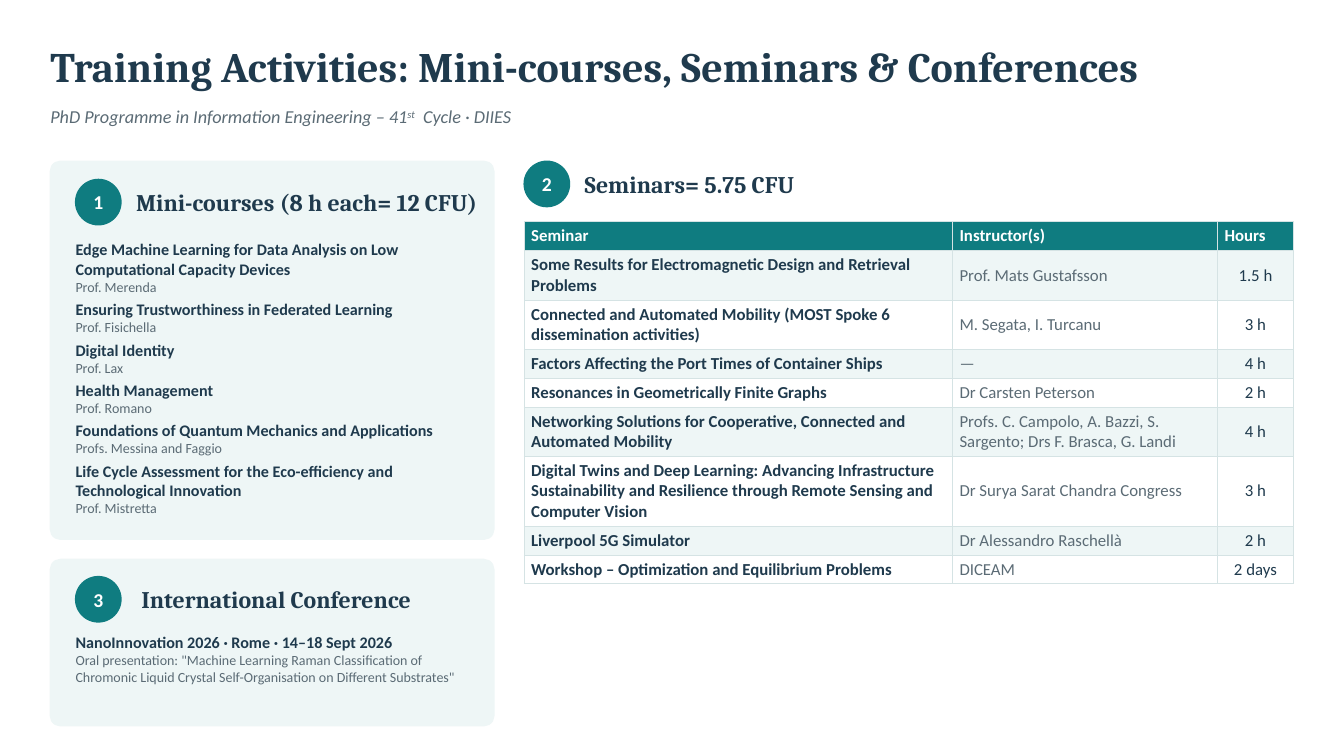
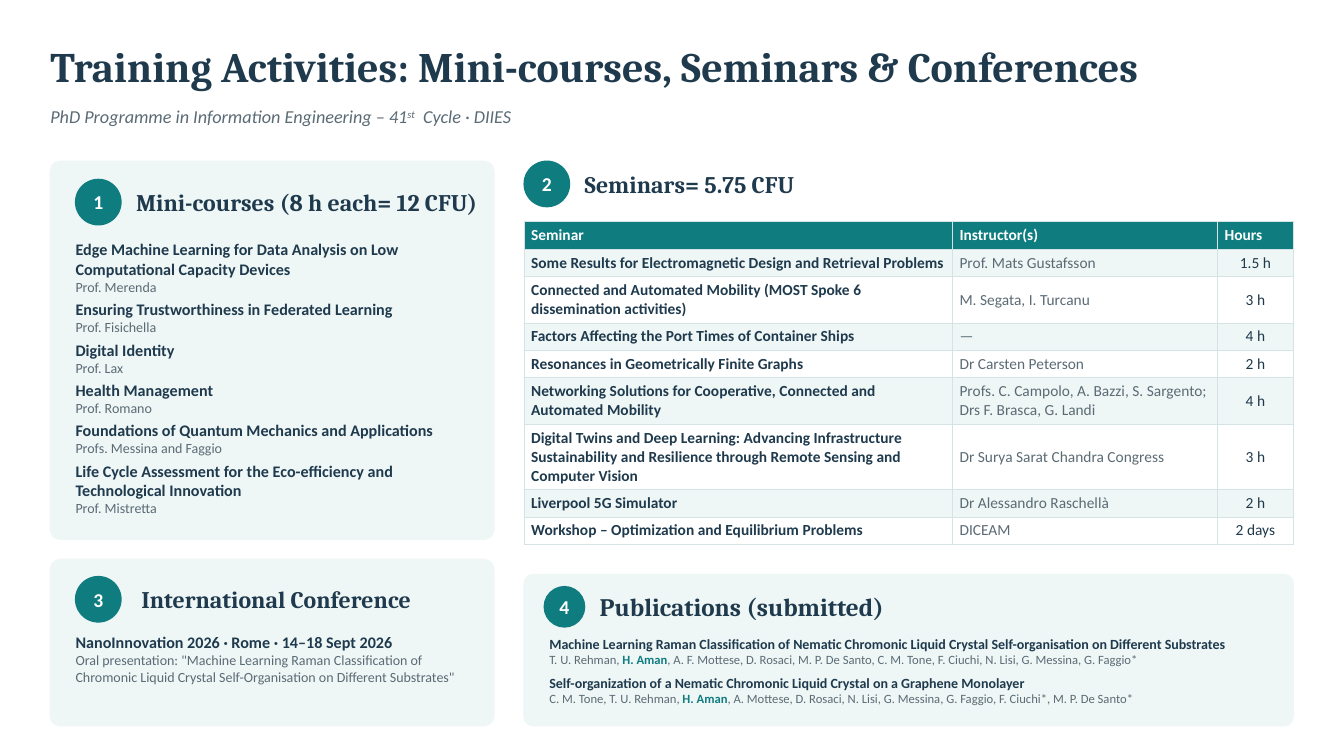
Before and after one commit to hiraaman33-oss/claude, a slide deck: slide 8 of presentations/Activity_of_Research_and_Training_2025-2026_white_raman.pptx. Drawn at 1344x756 pixels with LibreOffice and Linux fonts; fonts in the diff are those of the drawing; background and template pictures are left out. Boxes give left, top, right and bottom in pixels: in the first picture for what was removed or moved away, otherwise in the second. Text is boxed around its words. In the diff, an @@ line names an element or a change of style, - is before the commit and + after.

```diff
--- a/presentations/Activity_of_Research_and_Training_2025-2026_white_raman.pptx
+++ b/presentations/Activity_of_Research_and_Training_2025-2026_white_raman.pptx
@@ table at (524,222,1294,552) @@
@@ size 12 to 11 pt @@
@@ rounded rectangle added at (524,575,1294,726), fill #EEF6F6, outline #EEF6F6 1 pt @@
@@ ellipse added at (544,587,585,627), fill #0F7C80, outline #0F7C80 1 pt @@
@@ text added at (600,598,884,620), 18 pt, text #1F3A4D, bold @@
+Publications (submitted)
@@ text added at (559,601,569,614), 14 pt, text #FFFFFF, bold @@
+4
@@ text added at (549,639,1225,705), 9 pt, text #5B6B75, bold @@
+Machine Learning Raman Classification of Nematic Chromonic Liquid Crystal Self-organisation on Different Substrates
+T. U. Rehman, H. Aman, A. F. Mottese, D. Rosaci, M. P. De Santo, C. M. Tone, F. Ciuchi, N. Lisi, G. Messina, G. Faggio*
+Self-organization of a Nematic Chromonic Liquid Crystal on a Graphene Monolayer
+C. M. Tone, T. U. Rehman, H. Aman, A. Mottese, D. Rosaci, N. Lisi, G. Messina, G. Faggio, F. Ciuchi*, M. P. De Santo*
```
